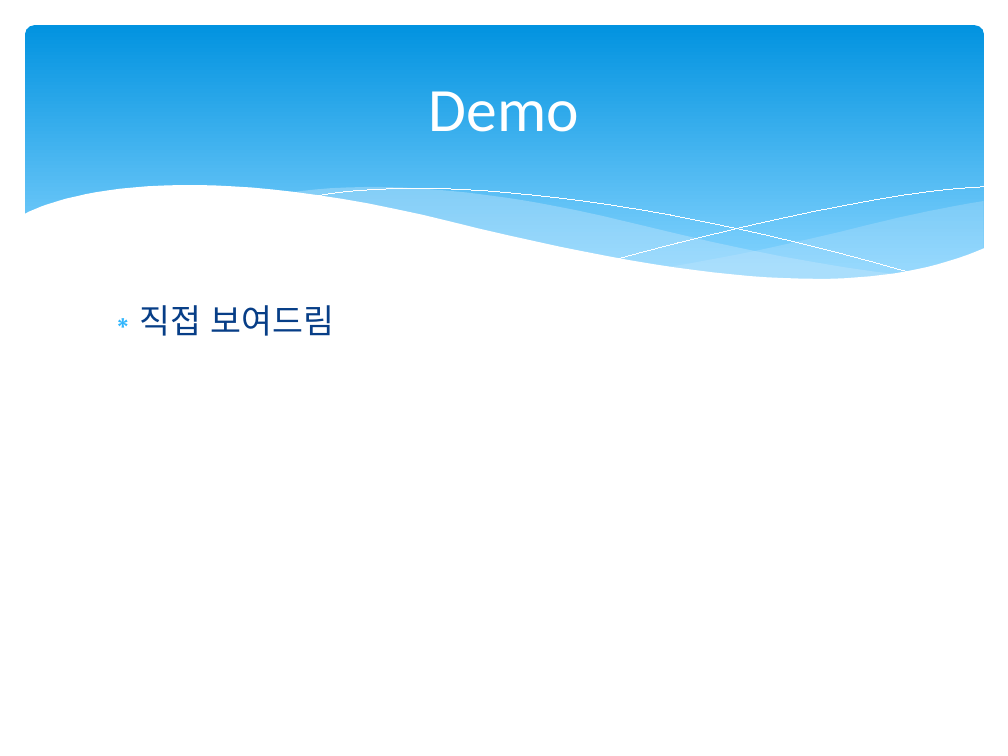
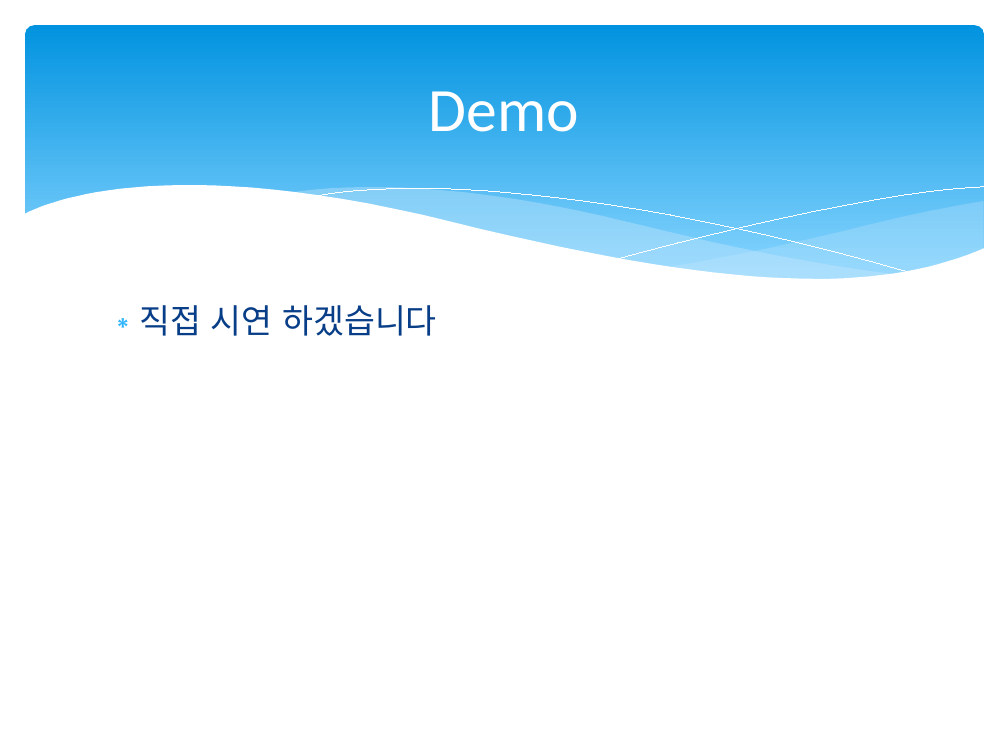
Before and after one commit to hankn01/VaccineCMSJavaSwing, a slide deck: slide 14 of team1Presentation.pptx (slide 9 before the commit). Drawn at 1008x756 pixels with LibreOffice and Linux fonts; fonts in the diff are those of the drawing. Boxes give left, top, right and bottom in pixels: in the first picture for what was removed or moved away, otherwise in the second. Text is boxed around its words. In the diff, an @@ line names an element or a change of style, - is before the commit and + after.

```diff
--- a/team1Presentation.pptx
+++ b/team1Presentation.pptx
@@ text at [140, 305, 437, 336]: text changed @@
-∗ 직접 보여드림
+∗ 직접 시연 하겠습니다
```
Also in this commit, not shown: 5 other slides changed, 5 slides added, 14 other files.
